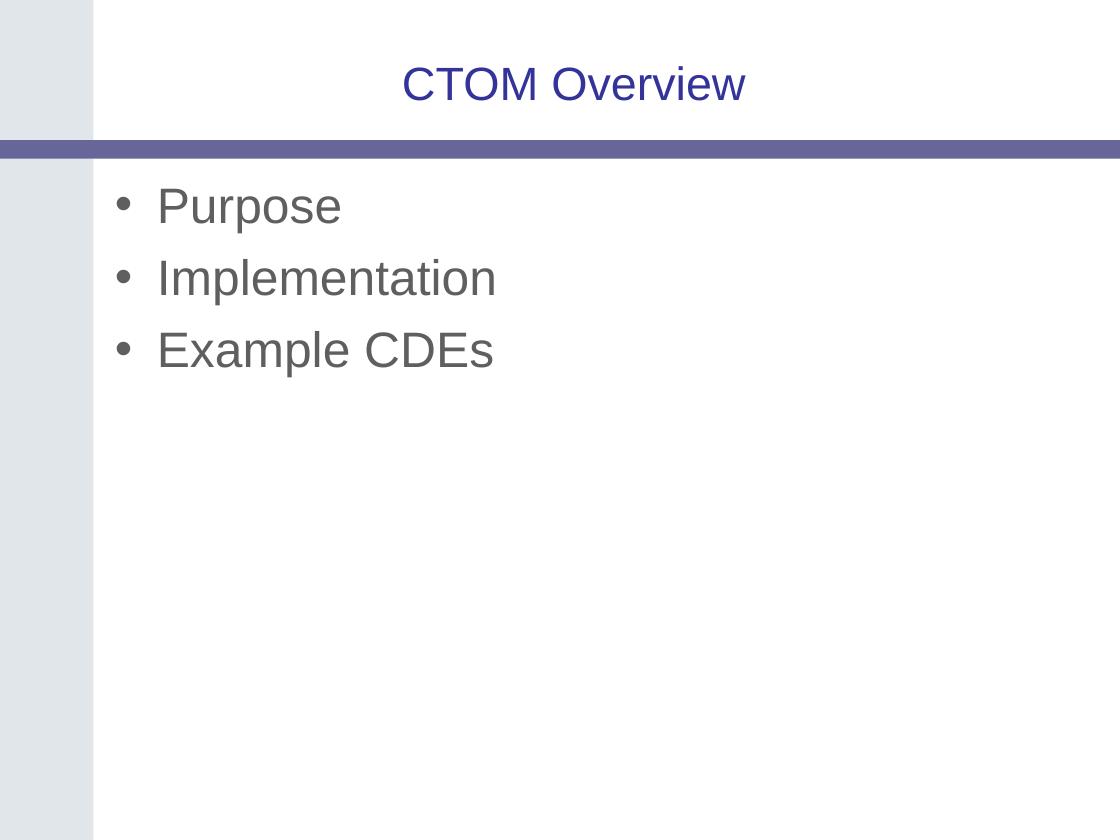
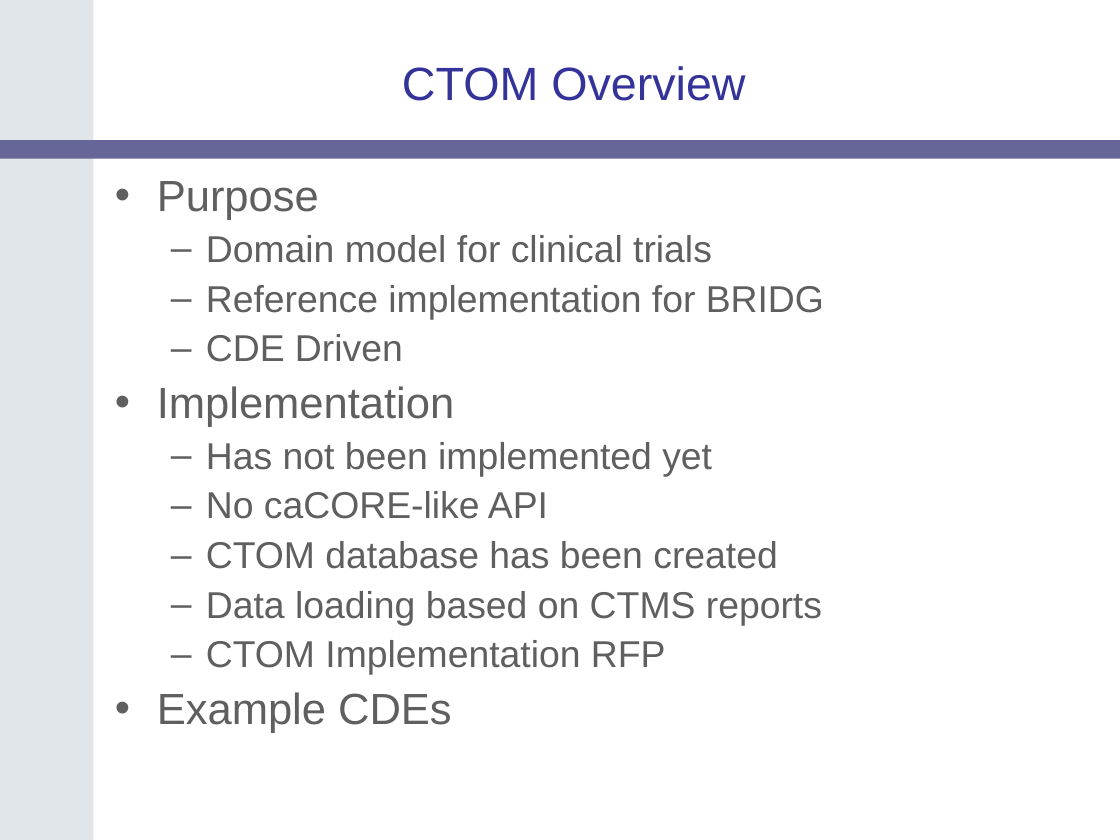
Before and after one commit to NCIP/catrip, a slide deck: slide 10 of catrip/documentation/presentations/catrip_f2f_2006_05/catrip_f2f_introduction_2006_05.ppt. Drawn at 1120x840 pixels with LibreOffice and Linux fonts; fonts in the diff are those of the drawing; background and template pictures are left out. Boxes give left, top, right and bottom in pixels: in the first picture for what was removed or moved away, otherwise in the second. Text is boxed around its words. In the diff, an @@ line names an element or a change of style, - is before the commit and + after.

```diff
--- a/catrip/documentation/presentations/catrip_f2f_2006_05/catrip_f2f_introduction_2006_05.ppt
+++ b/catrip/documentation/presentations/catrip_f2f_2006_05/catrip_f2f_introduction_2006_05.ppt
@@ text at (157, 181, 454, 733): size 32 to 28 pt in "Purpose", "Implementation", "Example CDEs"; line spacing 1 to 0.9; less space between paragraphs @@
@@ text at (206, 235, 824, 362): paragraphs added @@
+  – Domain model for clinical trials
+  – Reference implementation for BRIDG
+  – CDE Driven
@@ text at (206, 442, 822, 675): paragraphs added @@
+  – Has not been implemented yet
+  – No caCORE-like API
+  – CTOM database has been created
+  – Data loading based on CTMS reports
+  – CTOM Implementation RFP
```
Also in this commit, not shown: 7 other slides changed.
